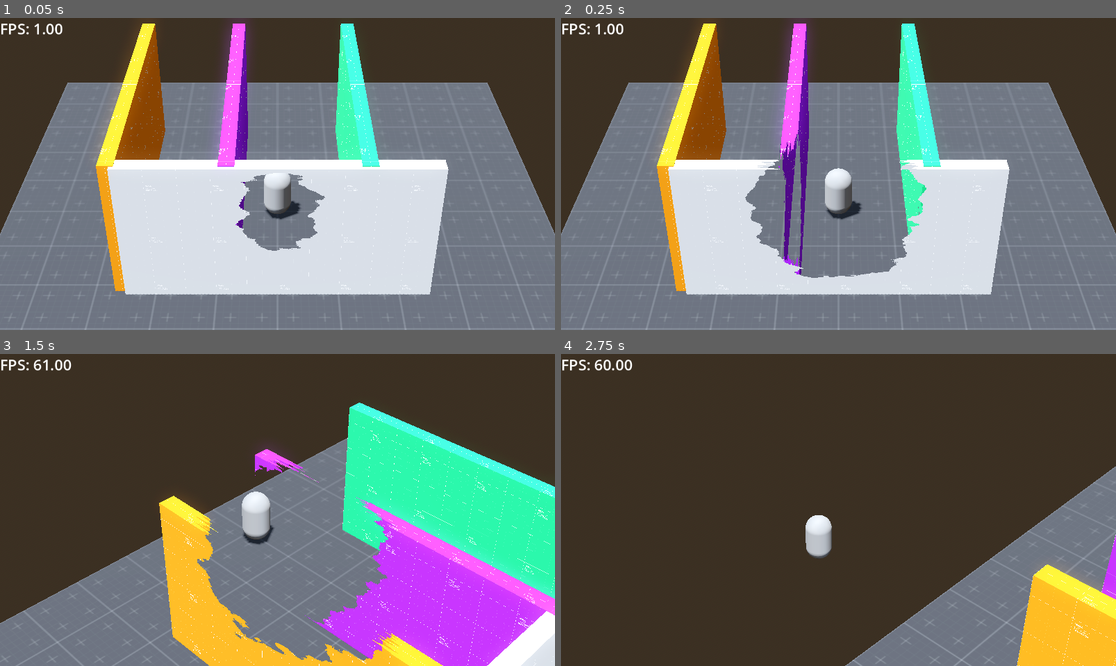
Above: before the commit, frames 1-4 (two rows, left to right).
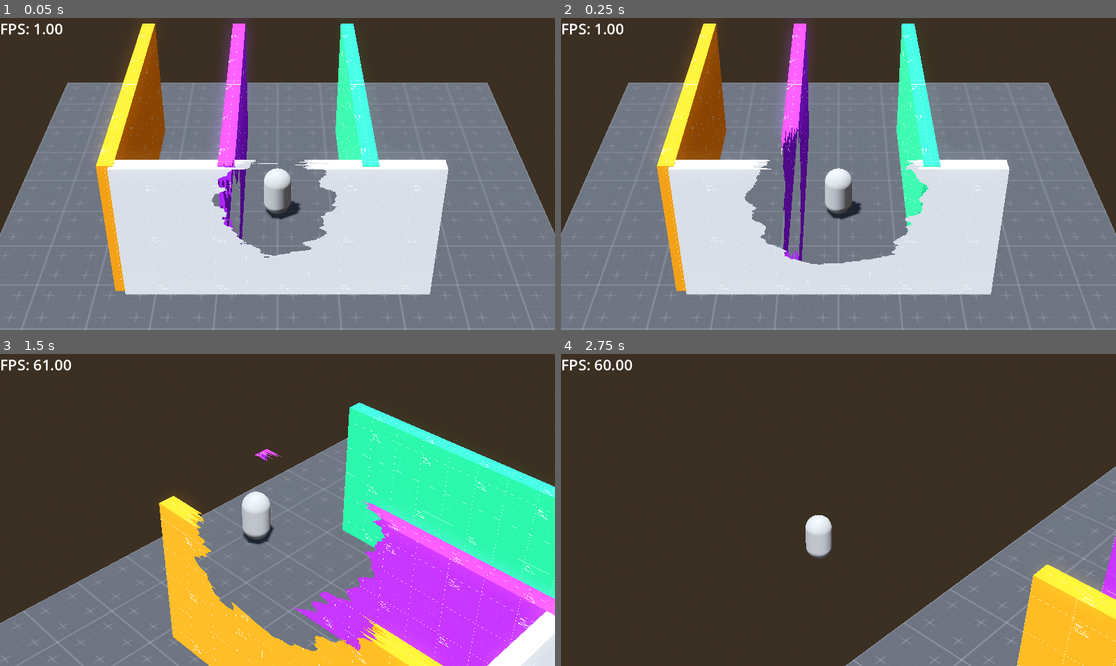
Above: after the commit, the same moments.

Repository: dmlary/godot-occlusion-cutout-demo
Game: Godot game, scene res://playground.tscn
The game is run twice, just before and just after one commit, with the same random seed, the same clock (stepped at 60 frames per second) and the same inputs.
Inputs (mouse positions are in pixels of both pictures, inside the frame that each line leads up to):
- Up to frame 1 (0.05 s): no input
- Up to frame 2 (0.25 s): no input
- Up to frame 3 (1.5 s): tap Enter at 0.5 s; move the mouse to (305, 510) at 0.52 s; hold Middle mouse button (camera_orbit) 0.53-1.28 s; hold W (player_move_forward) from 0.53 s (still down); move the mouse to (249, 510) at 1.27 s; tap Mouse wheel up (camera_zoom_in) at 1.35 s
- Up to frame 4 (2.75 s): keep holding W (player_move_forward); move the mouse to (849, 503) at 2.02 s; tap Mouse wheel down (camera_zoom_out) at 2.1 s

The runs differ from the first frame. In frame 1, 2.2% of the frame differs, in the area x 38-61%, y 45-77%; in frame 2, 1.5%; in frame 3, 2.7%, in the area x 33-72%, y 30-99%; in frame 4, nothing differs.

Commit message:
Updated `_handle_camera_occlusion()`
I was doing some stuff on the physics frame, which didn't make sense.
Everything is able to be done from process().

Diff:
--- a/fixed_angle_follow_camera/fixed_angle_follow_camera.gd
+++ b/fixed_angle_follow_camera/fixed_angle_follow_camera.gd
@@ -106,7 +106,51 @@
     camera.transform = camera.transform.interpolate_with(
             camera_transform, weight)
 
-    # lerp the shader globals for the cutout position
+func _process(delta: float) -> void:
+    _handle_camera_occlusion(delta)
+    pass
+
+func _update_camera_transform() -> void:
+    if not is_node_ready():
+        return
+
+    # find the y/z coordinates for the camera based on the viewing angle &
+    # distance
+    var angle_rad = deg_to_rad(angle)
+    var y = sin(angle_rad) * distance
+    var z = cos(angle_rad) * distance
+
+    camera_transform.origin.y = y
+    camera_transform.origin.z = z
+    camera_transform = camera_transform.looking_at(Vector3.ZERO)
+
+## Detect camera occlusion, and update global shader values to cut a whole in
+## materials so the player is visible
+func _handle_camera_occlusion(delta: float) -> void:
+
+    # Do a raycast from the camera root position (the player) to the camera.
+    # Note the manual adjustment on y here, it's because the root is at the
+    # player's feet, and this tries to center more on their chest.
+    _ray_query_params.from = global_position
+    _ray_query_params.from.y += 1.0
+    _ray_query_params.to = camera.global_position
+    _ray_query_params.collision_mask = 1
+    var result = get_world_3d() \
+            .direct_space_state \
+            .intersect_ray(_ray_query_params)
+
+    if not result:
+        # No collision, update the cutout radius to be zero
+        _cutout_target[2] = 0.0
+    else:
+        _cutout_target = [
+            camera.global_position,
+            result["position"],
+            3,
+        ]
+
+    # Lerp the cutout target values to make the cutout be less jarring
+    var weight = clampf(delta * interpolate_speed, 0, 1.0)
     var cutout = [
         _cutout[0].lerp(_cutout_target[0], weight),
         _cutout[1].lerp(_cutout_target[1], weight),
@@ -126,44 +170,6 @@
                 "camera_occlusion_cutout_radius",
                 _cutout[2])
 
-
-func _process(_delta: float) -> void:
-    _handle_camera_occlusion()
-    pass
-
-func _update_camera_transform() -> void:
-    if not is_node_ready():
-        return
-
-    # find the y/z coordinates for the camera based on the viewing angle &
-    # distance
-    var angle_rad = deg_to_rad(angle)
-    var y = sin(angle_rad) * distance
-    var z = cos(angle_rad) * distance
-
-    camera_transform.origin.y = y
-    camera_transform.origin.z = z
-    camera_transform = camera_transform.looking_at(Vector3.ZERO)
-
-func _handle_camera_occlusion() -> void:
-    _ray_query_params.to = camera.global_position
-    _ray_query_params.from = global_position
-    _ray_query_params.from.y += 0.5
-    _ray_query_params.collision_mask = 1
-    var result = get_world_3d() \
-            .direct_space_state \
-            .intersect_ray(_ray_query_params)
-    # print(result)
-    if not result:
-        _cutout_target[2] = 0.0
-    else:
-        _cutout_target = [
-            camera.global_position,
-            result["position"],
-            3,
-        ]
-
-
 func _orbit_camera(degrees: float) -> void:
     # assert(delta >= -1.0 && delta <= 1.0)
     var rot : Vector3 = camera_pivot.transform.basis.get_euler()
